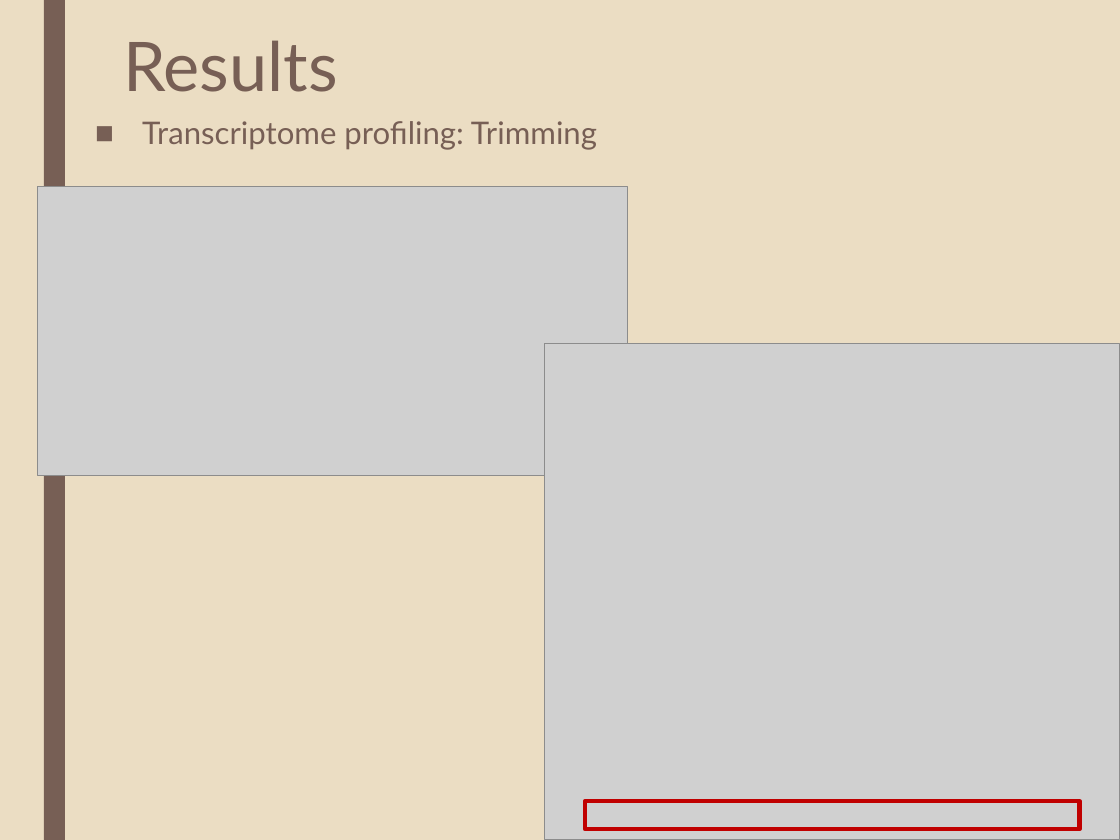
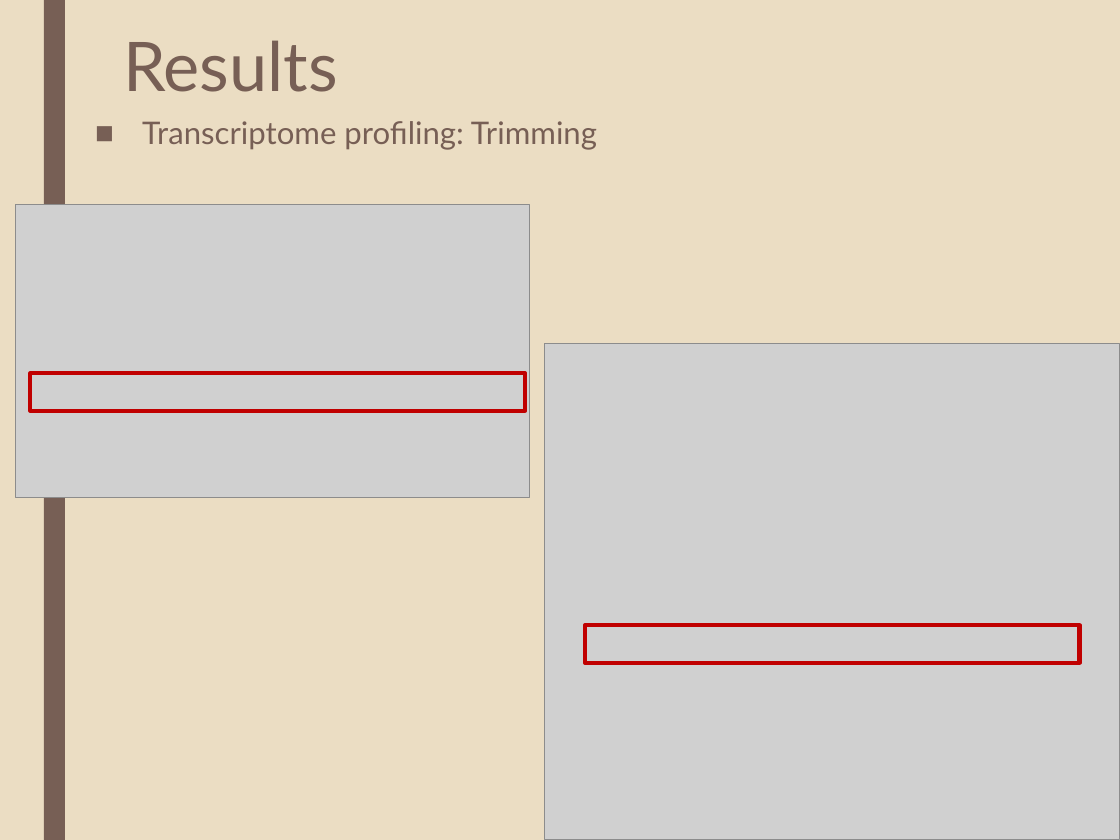
Before and after one commit to katholan/BCB546X-Spring2017_Valerin_final_project, a slide deck: slide 14 of asparagus.pptx (slide 13 before the commit). Drawn at 1120x840 pixels with LibreOffice and Linux fonts; fonts in the diff are those of the drawing; grey boxes stand for pictures. Boxes give left, top, right and bottom in pixels: in the first picture for what was removed or moved away, otherwise in the second. Text is boxed around its words. In the diff, an @@ line names an element or a change of style, - is before the commit and + after.

```diff
--- a/asparagus.pptx
+++ b/asparagus.pptx
@@ picture: place and size @@
-picture at bbox=[37, 187, 627, 476]
+picture at bbox=[16, 204, 529, 497]
@@ rectangle added at bbox=[30, 373, 525, 410], outline #C00000 2.75 pt @@
@@ rectangle: place and size @@
-rectangle at bbox=[585, 801, 1080, 829]
+rectangle at bbox=[585, 625, 1080, 662]
```
Also in this commit, not shown: 1 other slide changed, 4 slides added, 2 slides removed.
